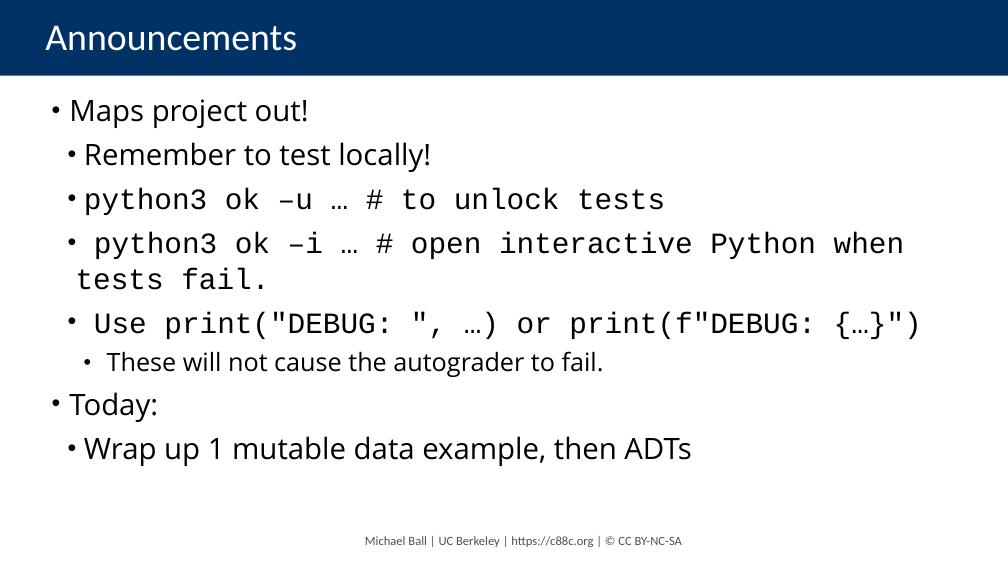
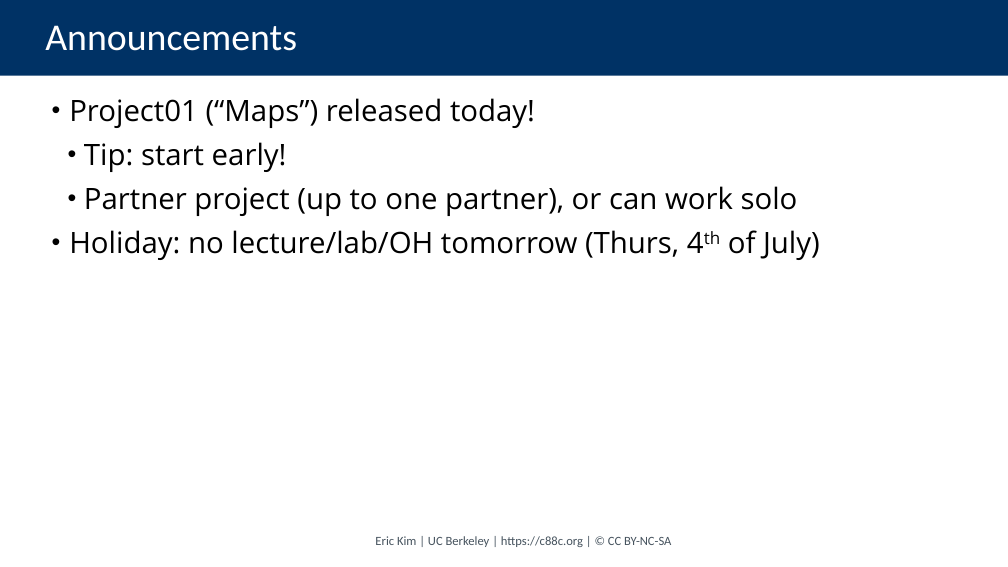
Before and after one commit to cs88-website/su24, a slide deck: slide 2 of assets/slides/su24/10-ADTs.pptx (slide 1 before the commit). Drawn at 1008x567 pixels with LibreOffice and Linux fonts; fonts in the diff are those of the drawing. Boxes give left, top, right and bottom in pixels: in the first picture for what was removed or moved away, otherwise in the second. Text is boxed around its words. In the diff, an @@ line names an element or a change of style, - is before the commit and + after.

```diff
--- a/assets/slides/su24/10-ADTs.pptx
+++ b/assets/slides/su24/10-ADTs.pptx
@@ text at (69, 98, 820, 260): text changed; font Courier New to Open Sans @@
-• Maps project out!
-  • Remember to test locally!
-  • python3 ok –u … # to unlock tests
-  • python3 ok –i … # open interactive Python when tests fail.
-  • Use print("DEBUG: ", …) or print(f"DEBUG: {…}")
-    • These will not cause the autograder to fail.
-• Today:
-  • Wrap up 1 mutable data example, then ADTs
+• Project01 (“Maps”) released today!
+  • Tip: start early!
+  • Partner project (up to one partner), or can work solo
+• Holiday: no lecture/lab/OH tomorrow (Thurs, 4th of July)
@@ text at (375, 536, 671, 547): text changed @@
-Michael Ball | UC Berkeley | https://c88c.org | © CC BY-NC-SA
+Eric Kim | UC Berkeley | https://c88c.org | © CC BY-NC-SA
```
Also in this commit, not shown: 14 other slides changed, 24 slides added, 6 slides removed, 2 other files.
